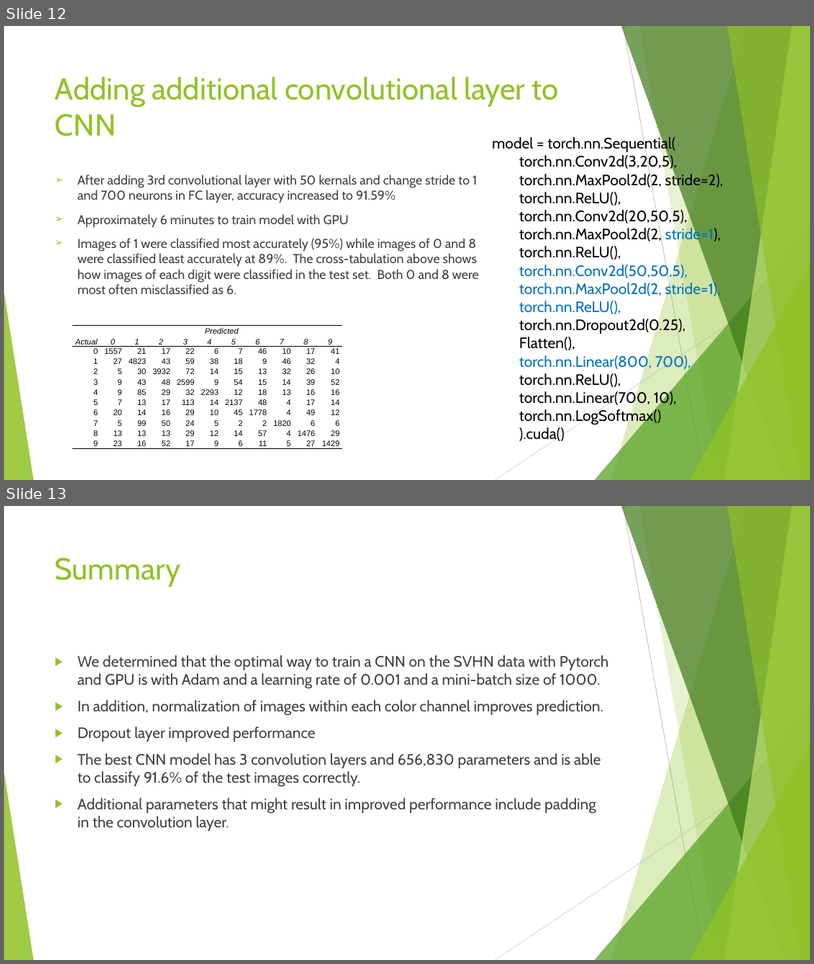
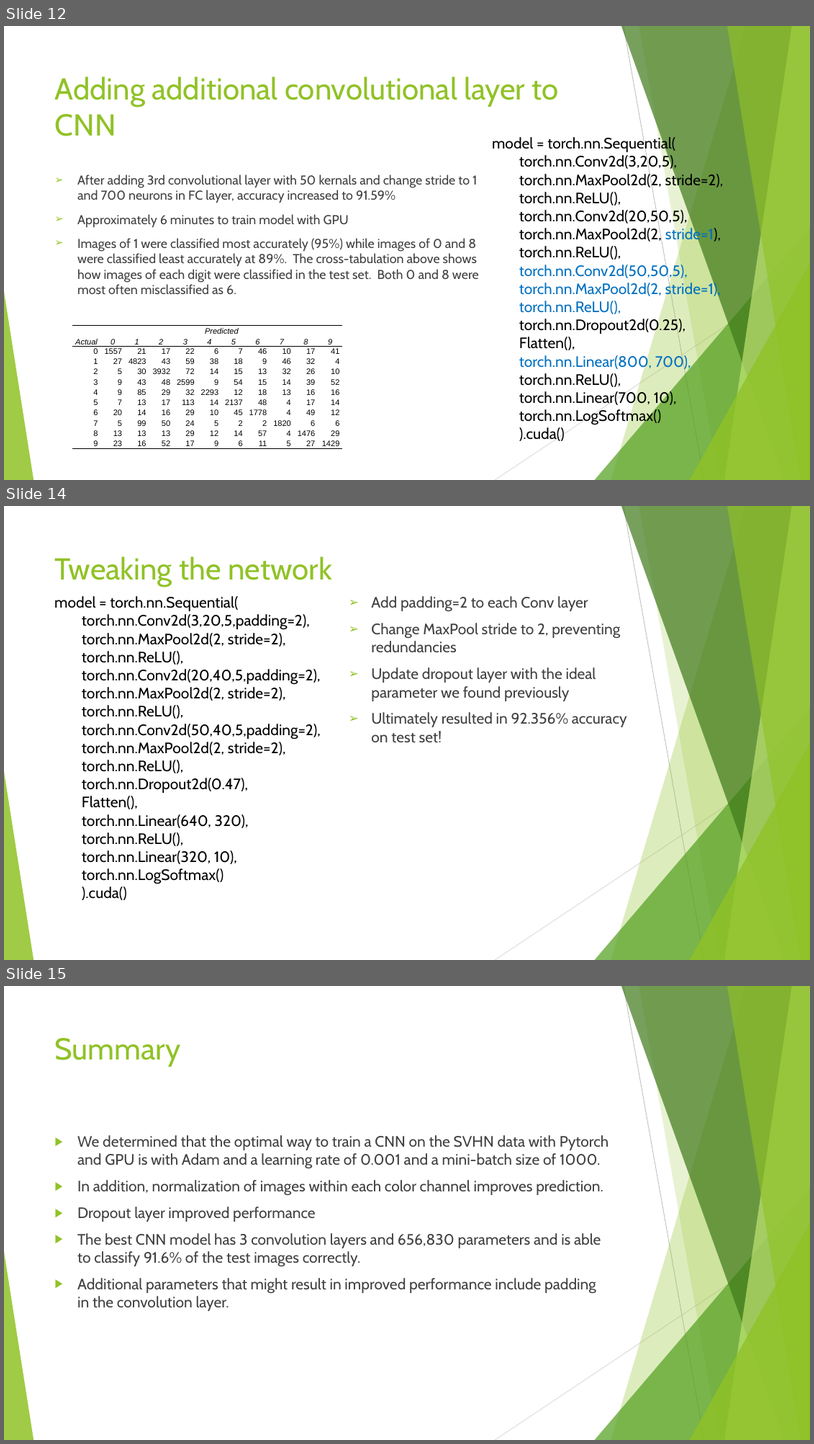
Before and after one commit to josephhaaga/Final-Project-Group6, a slide deck: Final-Group-Presentation/final group presentation.pptx. Shown one above the other, each under a label of ours: slides 12 and 13 before the commit, slides 12, 14 and 15 after it; the slides between them are not shown. The pictures are 814x964 and 814x1444 pixels, drawn with LibreOffice and Linux fonts; fonts in the diff are those of the drawing. Boxes give left, top, right and bottom in pixels: in the first picture for what was removed or moved away, otherwise in the second. Text is boxed around its words. In the diff, an @@ line names an element or a change of style, - is before the commit and + after.

```diff
--- a/Final-Group-Presentation/final group presentation.pptx
+++ b/Final-Group-Presentation/final group presentation.pptx
@@ slide 14 added at [4,506,810,960], background #FFFFFF; not listed: 10 template elements that a slide beside it also shows @@
@@ title added at [55,556,332,587], 36 pt, text #90C226 @@
+Tweaking the network
@@ text added at [54,596,321,900], 18 pt, text #000000 @@
+model = torch.nn.Sequential(
+torch.nn.Conv2d(3,20,5,padding=2),
+torch.nn.MaxPool2d(2, stride=2),
+torch.nn.ReLU(),
+torch.nn.Conv2d(20,40,5,padding=2),
+torch.nn.MaxPool2d(2, stride=2),
+torch.nn.ReLU(),
+torch.nn.Conv2d(50,40,5,padding=2),
+torch.nn.MaxPool2d(2, stride=2),
+torch.nn.ReLU(),
+torch.nn.Dropout2d(0.47),
+Flatten(),
+torch.nn.Linear(640, 320),
+torch.nn.ReLU(),
+torch.nn.Linear(320, 10),
+torch.nn.LogSoftmax()
+).cuda()
@@ text added at [371,596,628,742], 18 pt, text #404040 @@
+➢ Add padding=2 to each Conv layer
+➢ Change MaxPool stride to 2, preventing redundancies
+➢ Update dropout layer with the ideal parameter we found previously
+➢ Ultimately resulted in 92.356% accuracy on test set!
@@ what was slide 13 is now slide 15 @@
```
Also in this commit, not shown: 1 slide changed, 2 other slides added, 2 other files.
